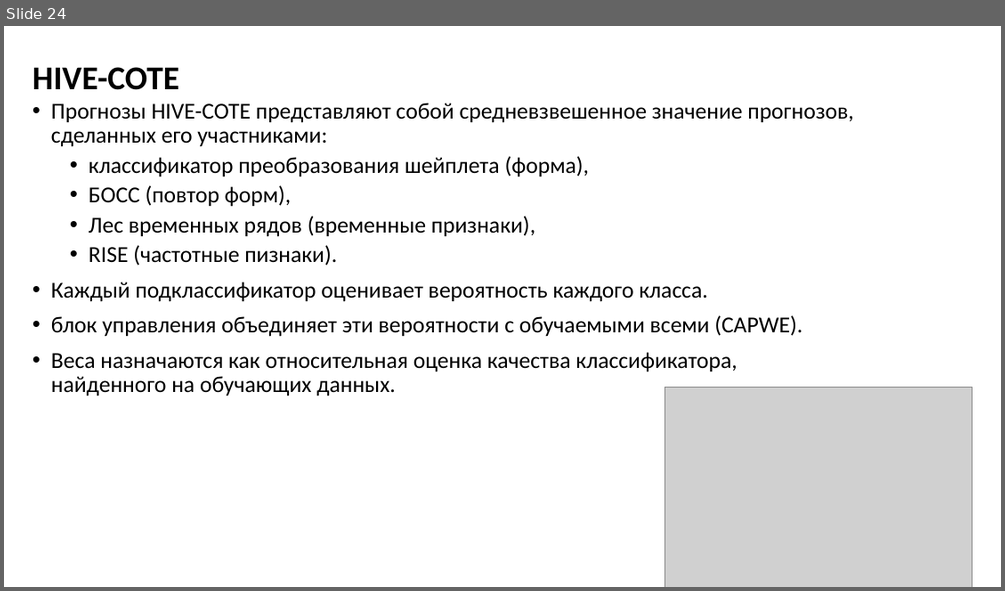
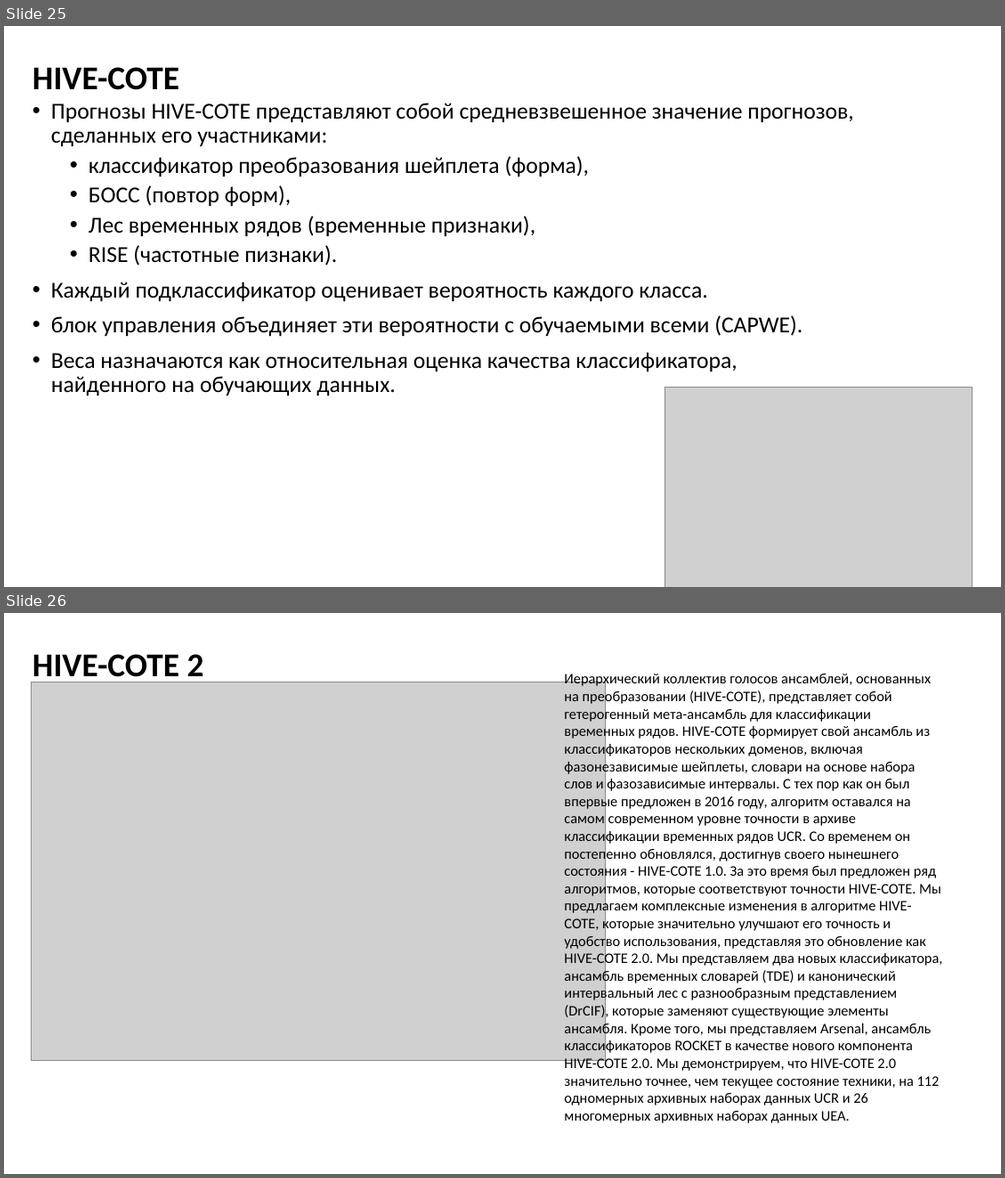
Before and after one commit to MVRonkin/TimeSeriesCourse, a slide deck: 2024/Lec/Юнит 18 - Классификация-2.pptx. Shown one above the other, each under a label of ours: slide 24 before the commit, slides 25 and 26 after it. The pictures are 1005x591 and 1005x1178 pixels, drawn with LibreOffice and Linux fonts; fonts in the diff are those of the drawing; grey boxes stand for pictures. Boxes give left, top, right and bottom in pixels: in the first picture for what was removed or moved away, otherwise in the second. Text is boxed around its words. In the diff, an @@ line names an element or a change of style, - is before the commit and + after.

```diff
--- a/2024/Lec/Юнит 18 - Классификация-2.pptx
+++ b/2024/Lec/Юнит 18 - Классификация-2.pptx
@@ slide 26 added at (4,613,1001,1174), background #FFFFFF @@
@@ title added at (32,654,204,685), 32 pt, text #000000, bold @@
+HIVE-COTE 2
@@ picture added at (31,682,605,1060) @@
@@ text added at (564,674,943,1123), 14 pt, text #000000 @@
+Иерархический коллектив голосов ансамблей, основанных на преобразовании (HIVE-COTE), представляет собой гетерогенный мета-ансамбль для классификации временных рядов. HIVE-COTE формирует свой ансамбль из классификаторов нескольких доменов, включая фазонезависимые шейплеты, словари на основе набора слов и фазозависимые интервалы. С тех пор как он был впервые предложен в 2016 году, алгоритм оставался на самом современном уровне точности в архиве классификации временных рядов UCR. Со временем он постепенно обновлялся, достигнув своего нынешнего состояния - HIVE-COTE 1.0. За это время был предложен ряд алгоритмов, которые соответствуют точности HIVE-COTE. Мы предлагаем комплексные изменения в алгоритме HIVE-COTE, которые значительно улучшают его точность и удобство использования, представляя это обновление как HIVE-COTE 2.0. Мы представляем два новых классификатора, ансамбль временных словарей (TDE) и канонический интервальный лес с разнообразным представлением (DrCIF), которые заменяют существующие элементы ансамбля. Кроме того, мы представляем Arsenal, ансамбль классификаторов ROCKET в качестве нового компонента HIVE-COTE 2.0. Мы демонстрируем, что HIVE-COTE 2.0 значительно точнее, чем текущее состояние техники, на 112 одномерных архивных наборах данных UCR и 26 многомерных архивных наборах данных UEA.
@@ what was slide 24 is now slide 25 @@
```
Also in this commit, not shown: 1 slide changed, 1 other slide added, 2 slides removed, 3 other files.
